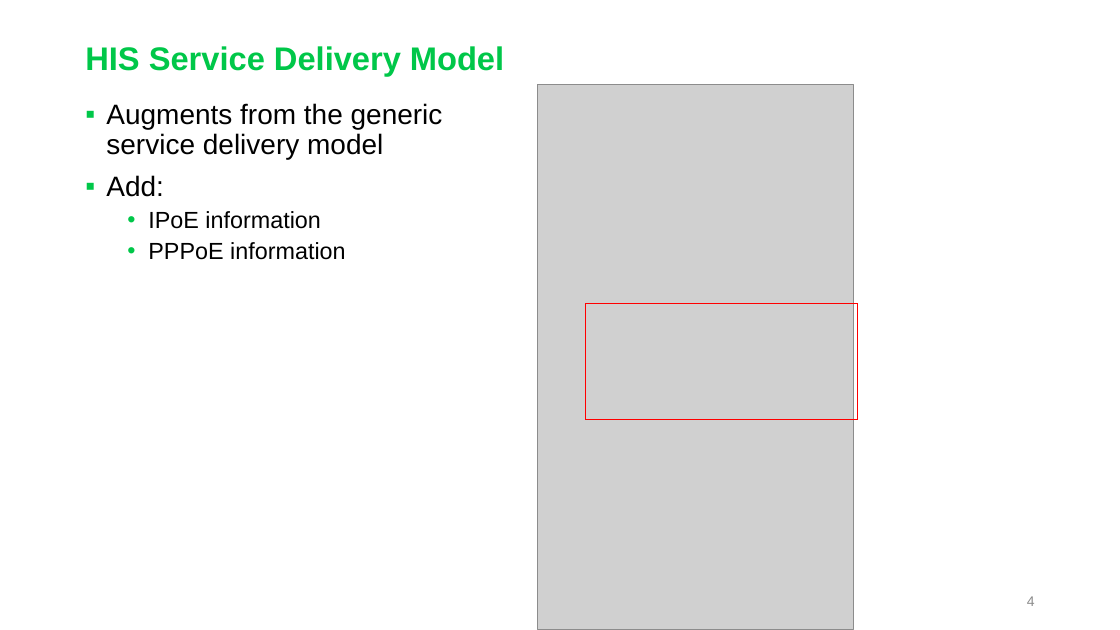
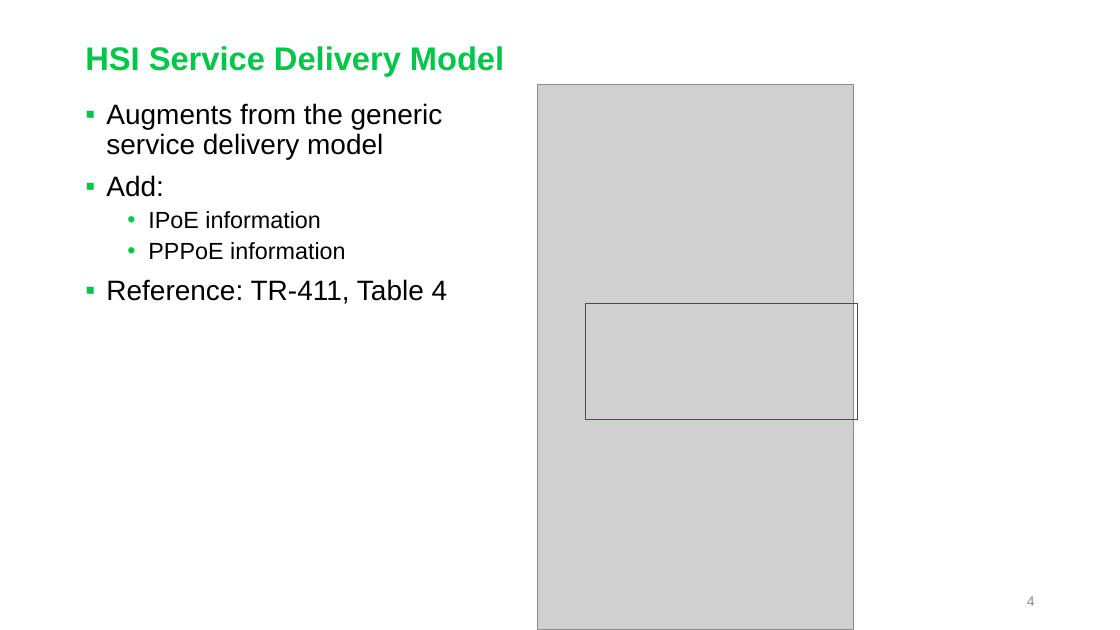
Before and after one commit to aguoietf/Public_material_for_standards, a slide deck: slide 4 of CONTRIB-xxxx-huawei-02 - NBI Design - Service Delivery - l00367051.pptx. Drawn at 1120x630 pixels with LibreOffice and Linux fonts; fonts in the diff are those of the drawing; grey boxes stand for pictures. Boxes give left, top, right and bottom in pixels: in the first picture for what was removed or moved away, otherwise in the second. Text is boxed around its words. In the diff, an @@ line names an element or a change of style, - is before the commit and + after.

```diff
--- a/CONTRIB-xxxx-huawei-02 - NBI Design - Service Delivery - l00367051.pptx
+++ b/CONTRIB-xxxx-huawei-02 - NBI Design - Service Delivery - l00367051.pptx
@@ title at (x1=85, y1=46, x2=504, y2=76): text changed @@
-HIS Service Delivery Model
+HSI Service Delivery Model
@@ text at (x1=106, y1=279, x2=448, y2=304): paragraph added @@
+▪ Reference: TR-411, Table 4
```
Also in this commit, not shown: 6 other slides changed, 2 other files.
